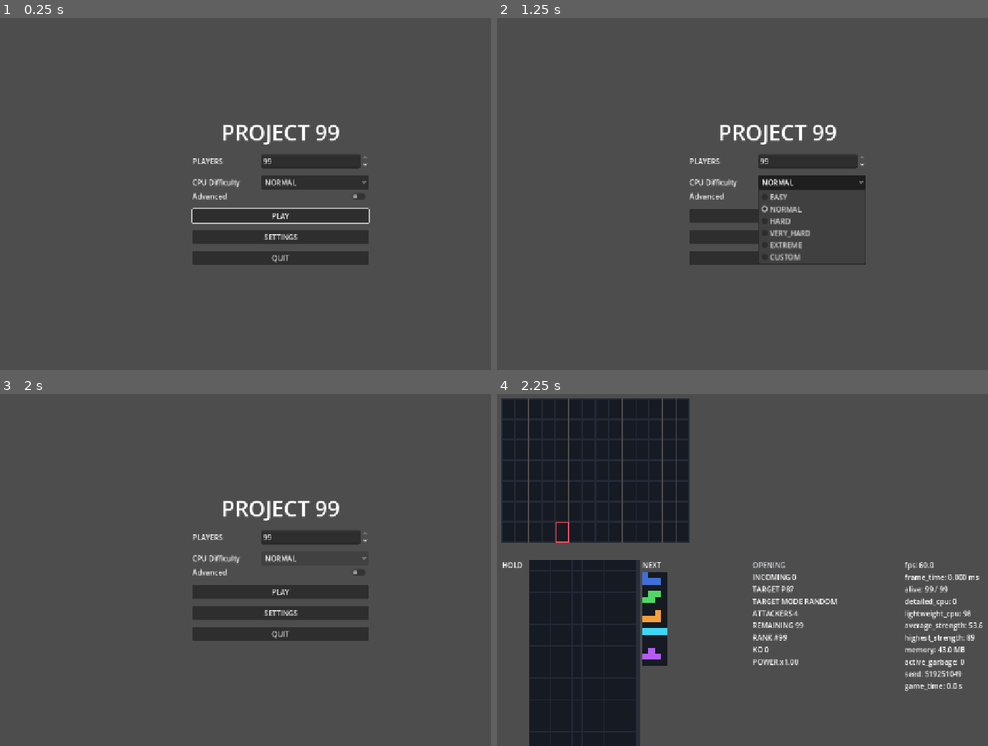
Above: before the commit, frames 1-4 (two rows, left to right).
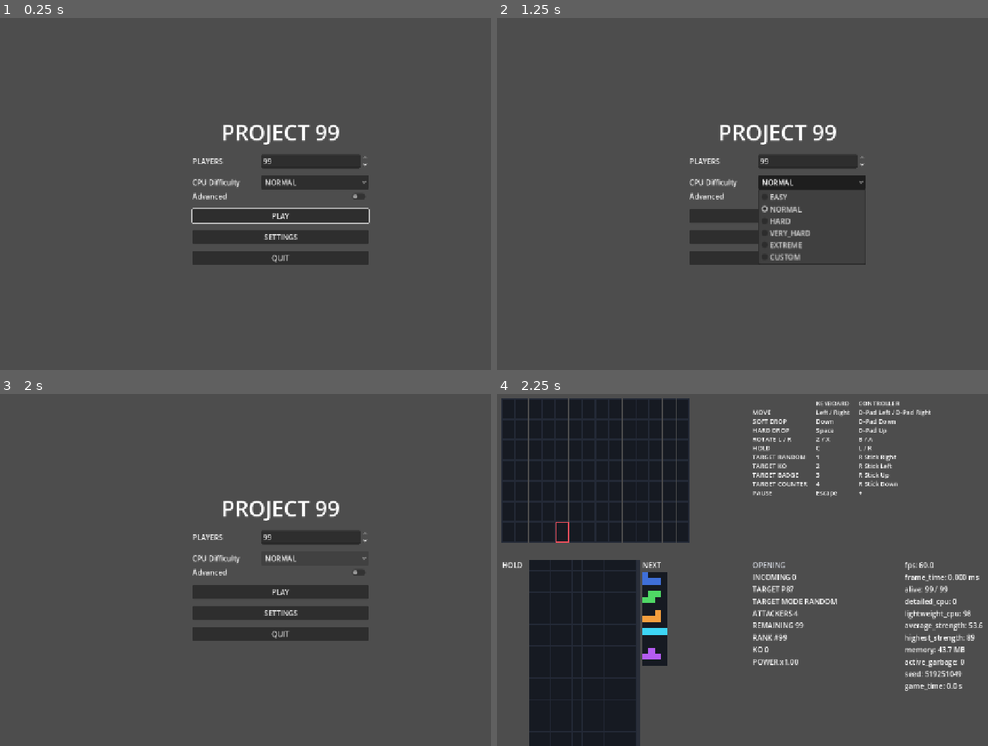
Above: after the commit, the same moments.

Repository: harry2480/personal-survivor-99
Game: Godot game, scene res://scenes/boot/boot.tscn
Two runs of this game, one before a commit and one after it. Both use one fixed random seed, a clock stepped at 60 frames per second and the inputs below.
Inputs:
- Up to frame 1 (0.25 s): no input
- Up to frame 2 (1.25 s): click "NORMAL" at 0.5 s
- Up to frame 3 (2 s): click "NORMAL" at 1.25 s
- Up to frame 4 (2.25 s): click "PLAY" at 2 s

Frames 1-3 are identical in both runs. In frame 4, 1.5% of the frame differs, in the area x 52-93%, y 2-74%.

Commit message:
feat: Battle 画面に操作方法を出し、Controller だけでも遊べるようにする
- Battle 画面の右上に Keyboard / Controller の操作方法を並べる（ui/hud/controls_guide.gd）
  - 表示は InputMap から作るので、割り当てを変えても食い違わない
  - Controller のボタン名は Switch の刻印（下のボタン = B）で出す。見出しにブランド名は出さない（スタイルガイド §7）
- Pause メニューと Result 画面にフォーカスを置く。フォーカスが無くマウスでしか選べなかった

Co-Authored-By: Claude Opus 5.5 (1M context) <noreply@anthropic.com>

Diff:
--- a/assets/themes/menu_theme.tres
+++ b/assets/themes/menu_theme.tres
@@ -21,3 +21,8 @@
 MenuLayout/constants/value_width = 60
 MenuLayout/constants/strength_slider_width = 190
 MenuLayout/constants/button_width = 320
+GuideLabel/base_type = &"Label"
+GuideLabel/font_sizes/font_size = 14
+GuideGrid/base_type = &"GridContainer"
+GuideGrid/constants/h_separation = 20
+GuideGrid/constants/v_separation = 0
--- a/scenes/battle/battle.gd
+++ b/scenes/battle/battle.gd
@@ -37,6 +37,7 @@
 var _board_panel: PlayerBoardPanel
 var _opponent_grid: OpponentGrid
 var _hud: BattleHud
+var _controls_guide: ControlsGuide
 var _pause_menu: PauseMenu
 var _audio: AudioManager
 var _music: MusicManager
@@ -242,6 +243,12 @@
 	add_child(_hud)
 	_hud.bind(manager, VIEWER_ID, _runner.get_ko_system(), _runner.get_target_manager())
 
+	# 相手一覧の右の空きに、Keyboard と Pro コントローラーの操作方法を出す。
+	_controls_guide = ControlsGuide.new()
+	_controls_guide.name = "ControlsGuide"
+	_controls_guide.position = MARGIN + Vector2(560.0, 0.0)
+	add_child(_controls_guide)
+
 	if palette is BoardPalette:
 		_board_panel.set_palette(palette)
 		_opponent_grid.set_palette(palette)
@@ -354,6 +361,8 @@
 		return
 	# Settings で変えた値を、いまの Battle へ効かせる。
 	_apply_user_settings()
+	if _controls_guide != null:
+		_controls_guide.refresh()
 	if _pause_menu != null:
 		_pause_menu.visible = _paused
 
--- a/scenes/result/result.gd
+++ b/scenes/result/result.gd
@@ -104,6 +104,8 @@
 	back.text = "BACK TO MENU"
 	back.pressed.connect(back_to_menu)
 	root.add_child(back)
+	# フォーカスが無いと Keyboard / Controller で押せない。
+	back.grab_focus.call_deferred()
 
 
 func _build_statistics_label() -> Label:
--- /dev/null
+++ b/tests/integration/test_controls_guide.gd
@@ -0,0 +1,77 @@
+extends GutTest
+
+## 操作方法の表示と、Keyboard / Pro コントローラーの両対応の確認（要件定義 §12〜§15）。
+##
+## 表示は InputMap から作るので、ここでは「全操作に両方の割り当てがあるか」と
+## 「Pro コントローラーの刻印で読めるか」を見る。実機での操作確認は手動（§136）。
+
+const BATTLE := preload("res://scenes/battle/battle.tscn")
+
+
+func test_every_row_has_keyboard_and_controller() -> void:
+	for row in ControlsGuide.ROWS:
+		var commands: Array = row["commands"]
+		assert_ne(
+			ControlsGuide.describe(commands, false),
+			ControlsGuide.UNBOUND_TEXT,
+			"%s を Keyboard で操作できる" % row["label"]
+		)
+		assert_ne(
+			ControlsGuide.describe(commands, true),
+			ControlsGuide.UNBOUND_TEXT,
+			"%s を Pro コントローラーで操作できる" % row["label"]
+		)
+
+
+func test_keyboard_names_follow_the_mapping() -> void:
+	# 要件定義 §15 の初期設定。
+	var move: Array = [GameCommand.Command.MOVE_LEFT, GameCommand.Command.MOVE_RIGHT]
+	assert_eq(ControlsGuide.describe(move, false), "Left / Right", "移動は矢印キー")
+	assert_eq(
+		ControlsGuide.describe([GameCommand.Command.HARD_DROP], false), "Space", "Hard Drop は Space"
+	)
+	assert_eq(ControlsGuide.describe([GameCommand.Command.HOLD], false), "C", "Hold は C")
+
+
+func test_controller_names_use_switch_labels() -> void:
+	# 要件定義 §14 の初期案。Godot の下のボタン（番号 0）は Switch の B。
+	var rotate: Array = [GameCommand.Command.ROTATE_LEFT, GameCommand.Command.ROTATE_RIGHT]
+	assert_eq(ControlsGuide.describe(rotate, true), "B / A", "左回転は B、右回転は A")
+	assert_eq(ControlsGuide.describe([GameCommand.Command.HOLD], true), "L / R", "Hold は L と R")
+	assert_eq(ControlsGuide.describe([GameCommand.Command.PAUSE], true), "+", "Pause は +")
+	assert_eq(
+		ControlsGuide.describe([GameCommand.Command.HARD_DROP], true),
+		"D-Pad Up",
+		"Hard Drop は十字キーの上"
+	)
+
+
+func test_guide_lists_every_row() -> void:
+	var guide := ControlsGuide.new()
+	add_child_autofree(guide)
+
+	var expected_cells: int = (ControlsGuide.ROWS.size() + 1) * ControlsGuide.HEADERS.size()
+	assert_eq(guide.get_child_count(), expected_cells, "見出しと全操作の行が並ぶ")
+
+
+func test_battle_shows_the_guide() -> void:
+	var battle: Node = BATTLE.instantiate()
+	add_child_autofree(battle)
+	await wait_frames(3)
+
+	assert_not_null(battle.get_node_or_null("ControlsGuide"), "Battle 画面に操作方法が出る")
+
+
+func test_pause_menu_can_be_used_without_a_mouse() -> void:
+	var battle: Node = BATTLE.instantiate()
+	add_child_autofree(battle)
+	await wait_frames(3)
+
+	battle.set_paused(true)
+	await wait_frames(1)
+
+	assert_eq(
+		battle.get_viewport().gui_get_focus_owner(),
+		battle.get_pause_menu().get_button(PauseMenu.Action.RESUME),
+		"開いたら RESUME を選んだ状態になる"
+	)
--- /dev/null
+++ b/ui/hud/controls_guide.gd
@@ -0,0 +1,147 @@
+class_name ControlsGuide
+extends GridContainer
+
+## 操作方法の一覧（要件定義 §14 / §15）。
+##
+## Keyboard と Pro コントローラーの割り当てを並べて出す。表示する文字は
+## InputMap から作るので、割り当てを変えても表示と食い違わない。
+##
+## Pro コントローラーのボタン名は、Godot の番号（位置で決まる）を Switch の
+## 刻印へ読み替えて出す。下のボタン（番号 0）が Switch の B になる。
+## 見出しにはブランド名を出さない（スタイルガイド §7）。
+
+## 1 行に並べる操作。複数の Command をまとめた行は、それぞれの先頭の割り当てを並べる。
+const ROWS: Array[Dictionary] = [
+	{"label": "MOVE", "commands": [GameCommand.Command.MOVE_LEFT, GameCommand.Command.MOVE_RIGHT]},
+	{"label": "SOFT DROP", "commands": [GameCommand.Command.SOFT_DROP]},
+	{"label": "HARD DROP", "commands": [GameCommand.Command.HARD_DROP]},
+	{
+		"label": "ROTATE L / R",
+		"commands": [GameCommand.Command.ROTATE_LEFT, GameCommand.Command.ROTATE_RIGHT]
+	},
+	{"label": "HOLD", "commands": [GameCommand.Command.HOLD]},
+	{"label": "TARGET RANDOM", "commands": [GameCommand.Command.TARGET_RANDOM]},
+	{"label": "TARGET KO", "commands": [GameCommand.Command.TARGET_KO]},
+	{"label": "TARGET BADGE", "commands": [GameCommand.Command.TARGET_BADGE]},
+	{"label": "TARGET COUNTER", "commands": [GameCommand.Command.TARGET_COUNTER]},
+	{"label": "PAUSE", "commands": [GameCommand.Command.PAUSE]},
+]
+
+## 列の見出し。
+const HEADERS: Array[String] = ["", "KEYBOARD", "CONTROLLER"]
+
+## 割り当てが無いときの表示。
+const UNBOUND_TEXT: String = "-"
+
+## 複数の割り当てをつなぐ文字。
+const SEPARATOR: String = " / "
+
+## Godot のボタン番号 → Pro コントローラーの刻印。
+const JOY_BUTTON_NAMES: Dictionary = {
+	JOY_BUTTON_A: "B",
+	JOY_BUTTON_B: "A",
+	JOY_BUTTON_X: "Y",
+	JOY_BUTTON_Y: "X",
+	JOY_BUTTON_BACK: "-",
+	JOY_BUTTON_GUIDE: "HOME",
+	JOY_BUTTON_START: "+",
+	JOY_BUTTON_LEFT_STICK: "L Stick Press",
+	JOY_BUTTON_RIGHT_STICK: "R Stick Press",
+	JOY_BUTTON_LEFT_SHOULDER: "L",
+	JOY_BUTTON_RIGHT_SHOULDER: "R",
+	JOY_BUTTON_DPAD_UP: "D-Pad Up",
+	JOY_BUTTON_DPAD_DOWN: "D-Pad Down",
+	JOY_BUTTON_DPAD_LEFT: "D-Pad Left",
+	JOY_BUTTON_DPAD_RIGHT: "D-Pad Right",
+	JOY_BUTTON_MISC1: "Capture",
+}
+
+## Godot の軸番号 → Pro コントローラーの名前。
+const JOY_AXIS_NAMES: Dictionary = {
+	JOY_AXIS_LEFT_X: "L Stick",
+	JOY_AXIS_LEFT_Y: "L Stick",
+	JOY_AXIS_RIGHT_X: "R Stick",
+	JOY_AXIS_RIGHT_Y: "R Stick",
+	JOY_AXIS_TRIGGER_LEFT: "ZL",
+	JOY_AXIS_TRIGGER_RIGHT: "ZR",
+}
+
+
+func _ready() -> void:
+	columns = HEADERS.size()
+	theme_type_variation = &"GuideGrid"
+	refresh()
+
+
+## InputMap を読み直して表示を作り直す（Settings で割り当てが変わったとき用）。
+func refresh() -> void:
+	for child in get_children():
+		remove_child(child)
+		child.queue_free()
+
+	for header in HEADERS:
+		_add_cell(header)
+	for row in ROWS:
+		_add_cell(row["label"])
+		_add_cell(describe(row["commands"], false))
+		_add_cell(describe(row["commands"], true))
+
+
+## 操作の割り当てを文字で返す。[param joypad] が真なら Pro コントローラー側。
+static func describe(commands: Array, joypad: bool) -> String:
+	var names: PackedStringArray = PackedStringArray()
+	for command in commands:
+		var bound: PackedStringArray = _names_for(GameCommand.get_action_name(command), joypad)
+		if bound.is_empty():
+			continue
+		# まとめた行は先頭だけ、1 つの操作の行はすべて並べる（HOLD の L / R など）。
+		if commands.size() > 1:
+			names.append(bound[0])
+		else:
+			names.append_array(bound)
+	return SEPARATOR.join(names) if not names.is_empty() else UNBOUND_TEXT
+
+
+## 1 つの入力イベントを文字にする。表示できないものは空文字。
+static func describe_event(event: InputEvent) -> String:
+	if event is InputEventKey:
+		var keycode: Key = (
+			event.physical_keycode if event.physical_keycode != KEY_NONE else event.keycode
+		)
+		return OS.get_keycode_string(keycode)
+	if event is InputEventJoypadButton:
+		return JOY_BUTTON_NAMES.get(event.button_index, "Button %d" % event.button_index)
+	if event is InputEventJoypadMotion:
+		var stick: String = JOY_AXIS_NAMES.get(event.axis, "Axis %d" % event.axis)
+		if event.axis == JOY_AXIS_TRIGGER_LEFT or event.axis == JOY_AXIS_TRIGGER_RIGHT:
+			return stick
+		return "%s %s" % [stick, _direction(event.axis, event.axis_value)]
+	return ""
+
+
+static func _names_for(action_name: String, joypad: bool) -> PackedStringArray:
+	var names: PackedStringArray = PackedStringArray()
+	if not InputMap.has_action(action_name):
+		return names
+	for event in InputMap.action_get_events(action_name):
+		var is_joypad: bool = event is InputEventJoypadButton or event is InputEventJoypadMotion
+		if is_joypad != joypad:
+			continue
+		var text: String = describe_event(event)
+		if not text.is_empty() and not names.has(text):
+			names.append(text)
+	return names
+
+
+static func _direction(axis: int, value: float) -> String:
+	var horizontal: bool = axis == JOY_AXIS_LEFT_X or axis == JOY_AXIS_RIGHT_X
+	if horizontal:
+		return "Right" if value > 0.0 else "Left"
+	return "Down" if value > 0.0 else "Up"
+
+
+func _add_cell(text: String) -> void:
+	var label := Label.new()
+	label.text = text
+	label.theme_type_variation = &"GuideLabel"
+	add_child(label)
--- a/ui/menu/pause_menu.gd
+++ b/ui/menu/pause_menu.gd
@@ -28,6 +28,7 @@
 func _ready() -> void:
 	if _buttons.is_empty():
 		build()
+	visibility_changed.connect(_on_visibility_changed)
 
 
 ## 中身を組み立てる。
@@ -57,6 +58,12 @@
 	return actions
 
 
+## 開いたら先頭の項目を選んでおく。フォーカスが無いと Keyboard / Controller で選べない。
+func _on_visibility_changed() -> void:
+	if is_visible_in_tree() and _buttons.has(Action.RESUME):
+		_buttons[Action.RESUME].grab_focus.call_deferred()
+
+
 ## 項目を選ぶ（テストと Controller 用）。
 func select(action: Action) -> void:
 	if _buttons.has(action):
Not shown, added: tests/integration/test_controls_guide.gd.uid
Not shown, added: ui/hud/controls_guide.gd.uid
